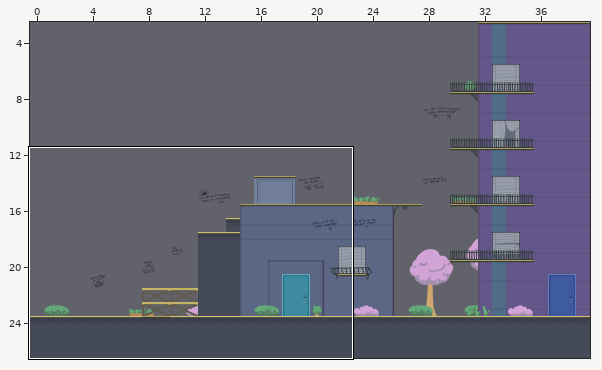
A Tiled map (JSON) gets an edit: public/assets/maps/tutorial.json. Above: a wide view before the commit, with the close-up outlined.
Close-up. Old version:
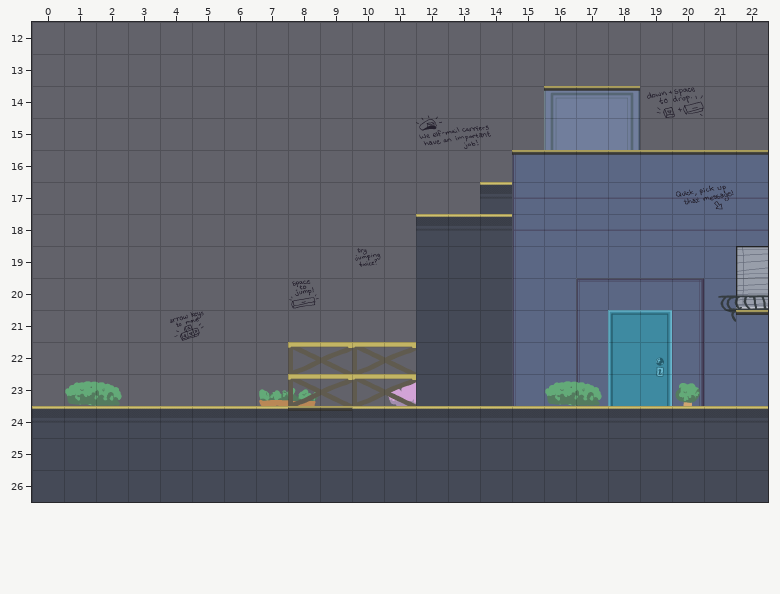
Cells are 100x100 px. Shown: x 0..22, y 12..26.
The same view after the edit:
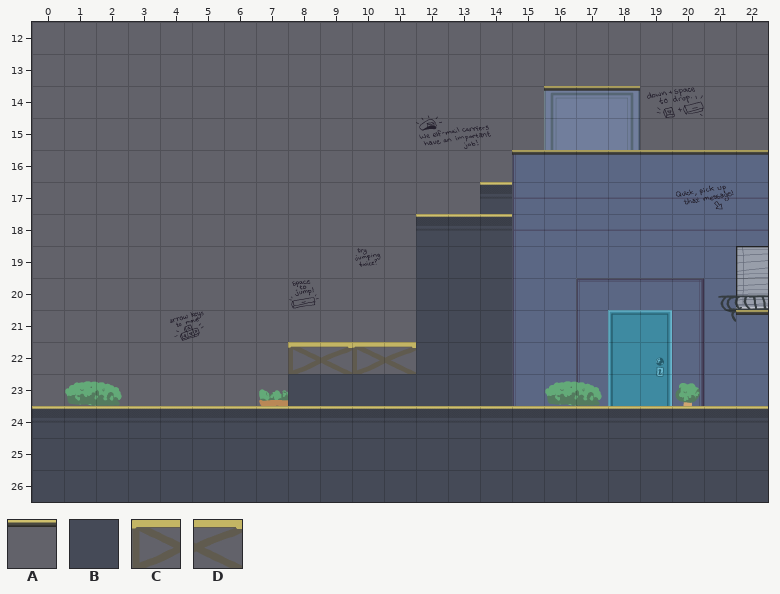
Key: from "tileset_buildings": A 10, B 246, C 302, D 303.
_ is an empty cell.
The edit:
Layer "Foreground Tiles":
y 23: x 8..11 AA__ -> BBBB
Layer "Overlay Tiles":
y 23: x 8..11 CDCD -> ____
y 24: x 8..9 AA -> __
Pixel boxes of the changes (left, top, right, bottom) in both close-ups:
changed: (288, 374, 416, 411)
